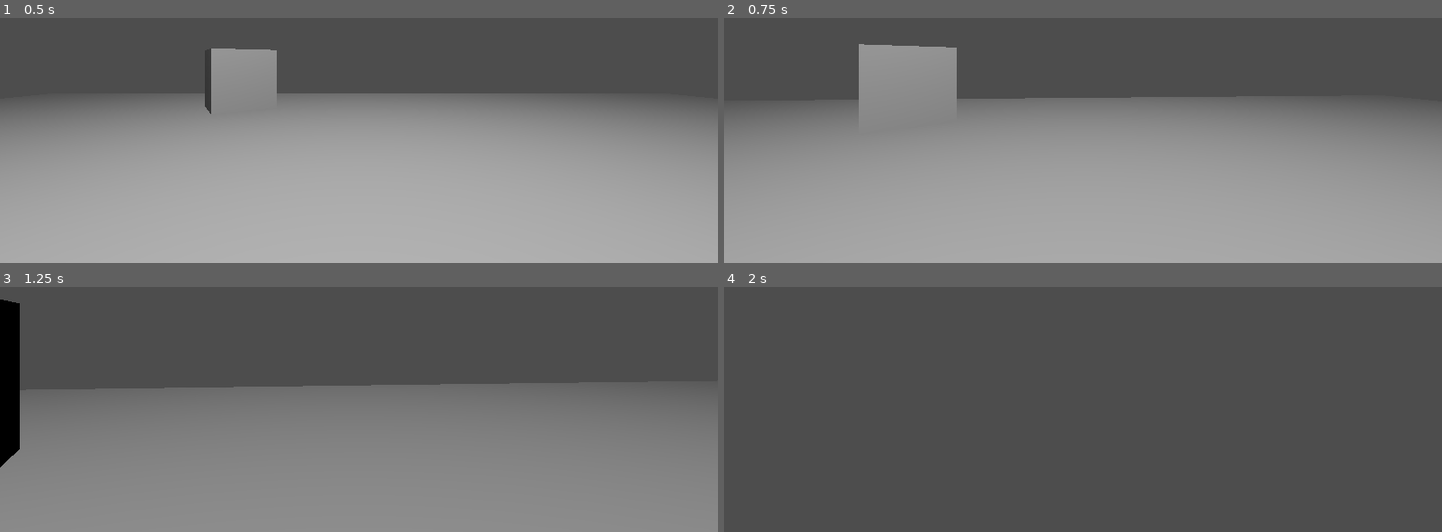
Above: before the commit, frames 1-4 (two rows, left to right).
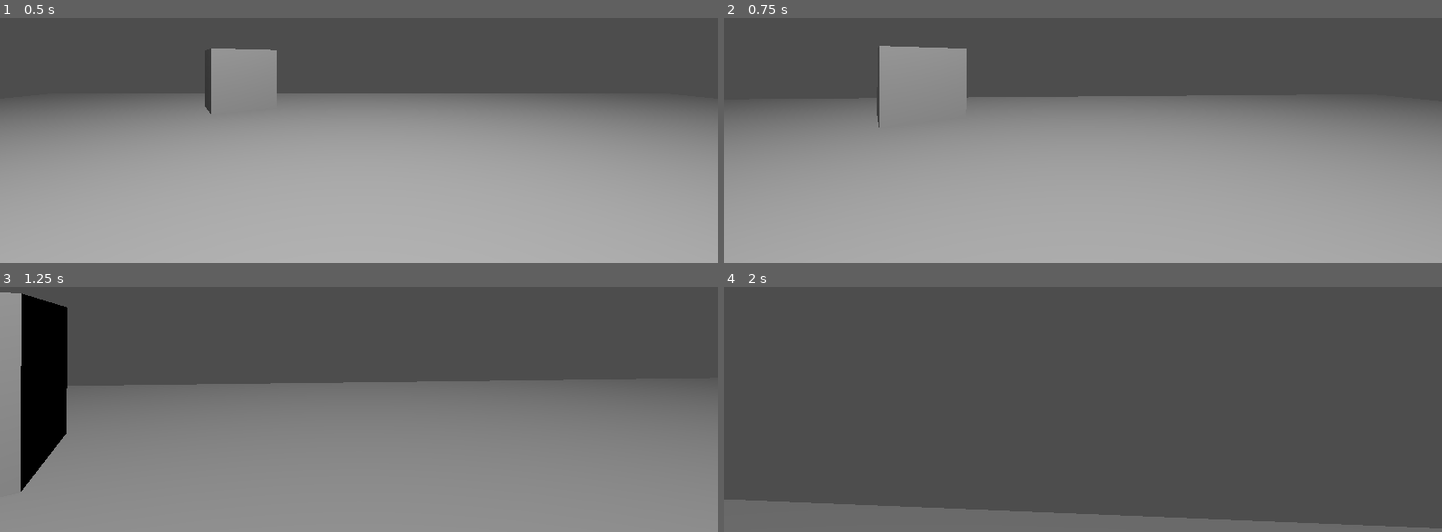
Above: after the commit, the same moments.

Repository: Raphalex46/TheBloodyRaise
Game: Godot game, scene res://test_scenes/player_test.tscn
Same seed, same stepped clock (60 frames per second), same inputs: the game is played once before the commit and once after it. This scene is started directly instead of the project's main scene.
Inputs (mouse positions are in pixels of both pictures, inside the frame that each line leads up to):
- Up to frame 1 (0.5 s): no input
- Up to frame 2 (0.75 s): tap Enter at 0.5 s; move the mouse to (1118, 59) at 0.52 s; hold W (move_forwards) from 0.53 s (still down)
- Up to frame 3 (1.25 s): keep holding W (move_forwards); tap Space (jump) at 0.77 s
- Up to frame 4 (2 s): keep holding W (move_forwards); move the mouse to (1047, 331) at 1.27 s; tap Space (jump) at 1.52 s

Frame 1 is identical in both runs. In frame 2, 1.3% of the frame differs, in the area x 18-69%, y 10-45%; in frame 3, 7.0%; in frame 4, 7.4%, in the area x 0-100%, y 86-100%.

Commit message:
gameplay: reduce default acceleration value

Diff:
--- a/entities/characters/player/player_controller.gd
+++ b/entities/characters/player/player_controller.gd
@@ -7,7 +7,7 @@
 # CC0-1.0 license.
 
 @export var speed: float = 5 # Walking speed
-@export var acceleration: float = 100 # Walking acceleration
+@export var acceleration: float = 40 # Walking acceleration
 @export var jump_height: float = 1 # Jumping height
 
 @onready var camera : Camera3D = $Camera # Camera node
--- a/test_scenes/player_test.tscn
+++ b/test_scenes/player_test.tscn
@@ -11,6 +11,7 @@
 [node name="PlayerTest" type="Node3D"]
 
 [node name="Player" parent="." instance=ExtResource("1_5mq6j")]
+acceleration = 30.0
 
 [node name="Floor" type="CSGBox3D" parent="."]
 transform = Transform3D(19.223337, 0, 0, 0, 1, 0, 0, 0, 16.592142, 0, -1.1990333, 0)
